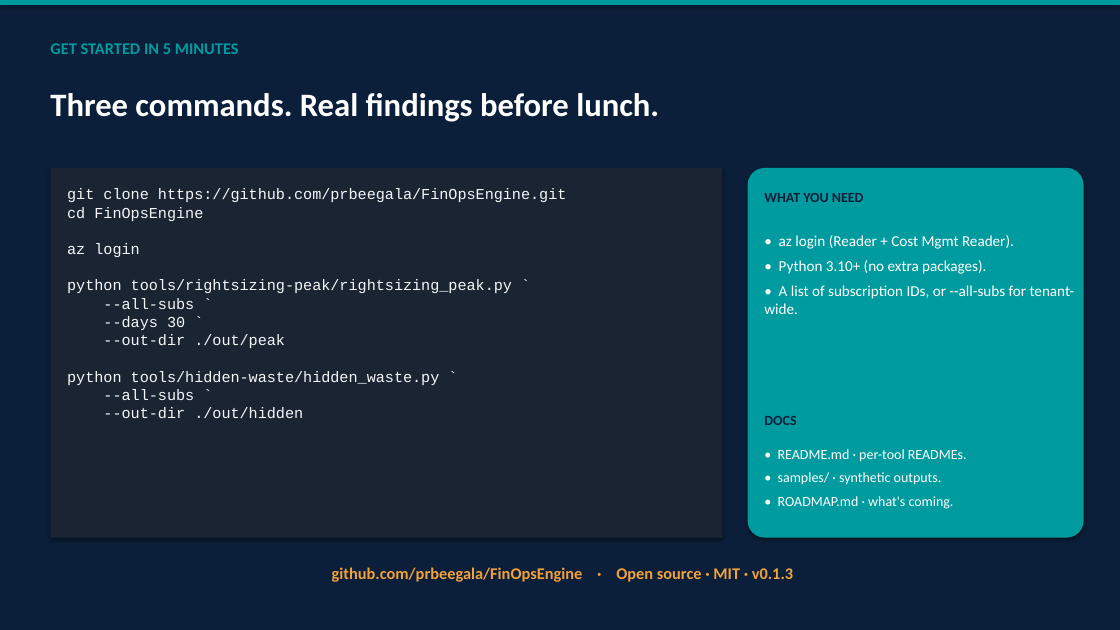
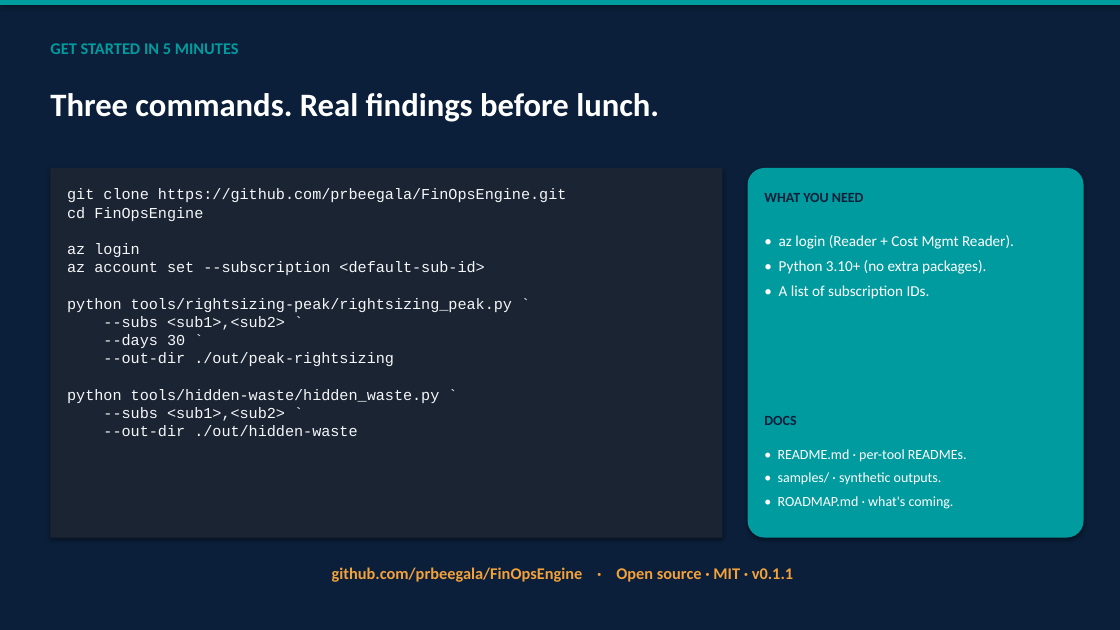
Before and after one commit to prbeegala/FinOpsEngine, a slide deck: slide 12 of docs/finops-engine-overview.pptx. Drawn at 1120x630 pixels with LibreOffice and Linux fonts; fonts in the diff are those of the drawing. Boxes give left, top, right and bottom in pixels: in the first picture for what was removed or moved away, otherwise in the second. Text is boxed around its words. In the diff, an @@ line names an element or a change of style, - is before the commit and + after.

```diff
--- a/docs/finops-engine-overview.pptx
+++ b/docs/finops-engine-overview.pptx
@@ text at bbox=[67, 188, 567, 436]: text changed @@
-git clone https://github.com/prbeegala/FinOpsEngine.git
-cd FinOpsEngine
-az login
-python tools/rightsizing-peak/rightsizing_peak.py `
---all-subs `
---days 30 `
---out-dir ./out/peak
-python tools/hidden-waste/hidden_waste.py `
---all-subs `
---out-dir ./out/hidden
+git clone https://github.com/prbeegala/FinOpsEngine.git
+cd FinOpsEngine
+az login
+az account set --subscription <default-sub-id>
+python tools/rightsizing-peak/rightsizing_peak.py `
+--subs <sub1>,<sub2> `
+--days 30 `
+--out-dir ./out/peak-rightsizing
+python tools/hidden-waste/hidden_waste.py `
+--subs <sub1>,<sub2> `
+--out-dir ./out/hidden-waste
@@ text at bbox=[779, 285, 930, 299]: text changed @@
-• A list of subscription IDs, or --all-subs for tenant-wide.
+• A list of subscription IDs.
@@ text at bbox=[332, 567, 793, 582]: text changed @@
-github.com/prbeegala/FinOpsEngine · Open source · MIT · v0.1.3
+github.com/prbeegala/FinOpsEngine · Open source · MIT · v0.1.1
```
Also in this commit, not shown: 7 other slides changed, 1 other file.
